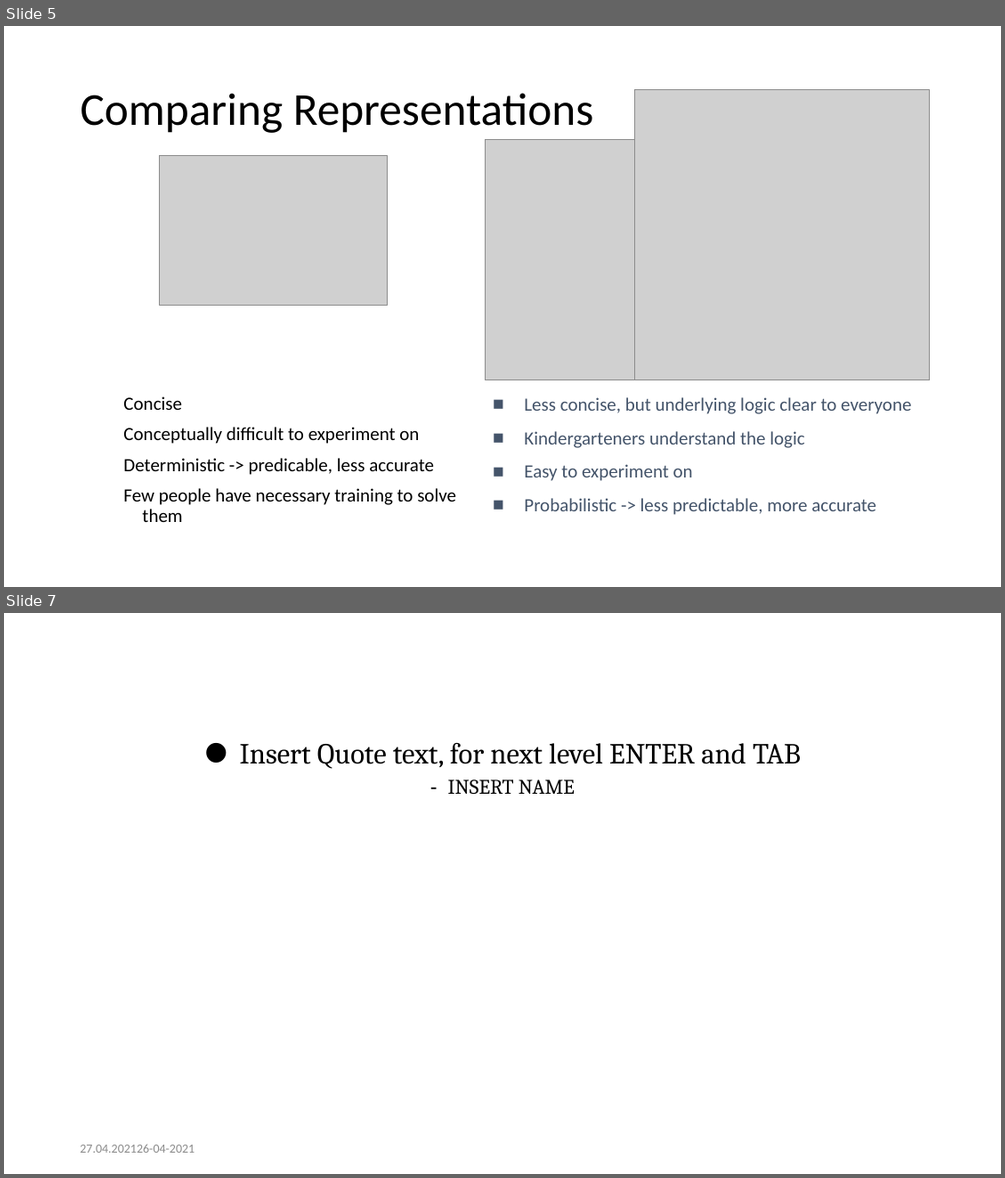
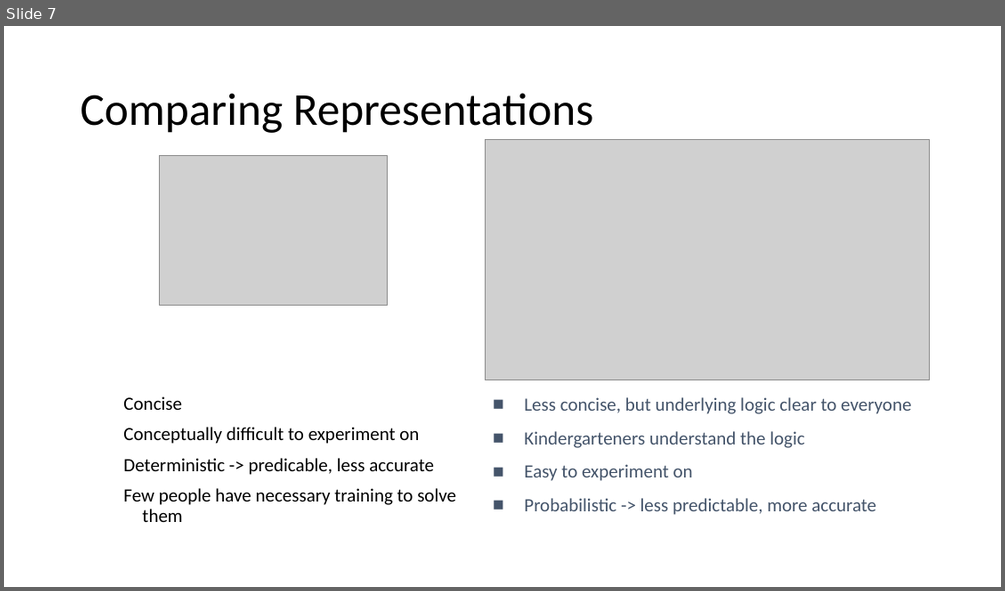
Before and after one commit to arthurhjorth/EDU-IT-modeller, a slide deck: ABM-slides.pptx. Shown one above the other, each under a label of ours: slides 5 and 7 before the commit, slide 7 after it; the slides between them are not shown. The pictures are 1005x1178 and 1005x591 pixels, drawn with LibreOffice and Linux fonts; fonts in the diff are those of the drawing; grey boxes stand for pictures. Boxes give left, top, right and bottom in pixels: in the first picture for what was removed or moved away, otherwise in the second. Text is boxed around its words. In the diff, an @@ line names an element or a change of style, - is before the commit and + after.

```diff
--- a/ABM-slides.pptx
+++ b/ABM-slides.pptx
@@ slide 7 removed at bbox=[4, 613, 1001, 1174], background #FFFFFF @@
@@ text removed at bbox=[240, 743, 801, 794] @@
-• Insert Quote text, for next level ENTER and TAB
-  – INSERT NAME
@@ text removed at bbox=[80, 1143, 194, 1152] @@
-27.04.202126-04-2021
@@ what was slide 5 is now slide 7 @@
@@ slide 7 changed as well @@
@@ picture removed at bbox=[635, 89, 929, 379] @@
```
Also in this commit, not shown: 2 other slides changed, 4 slides added, 3 other slides removed.
